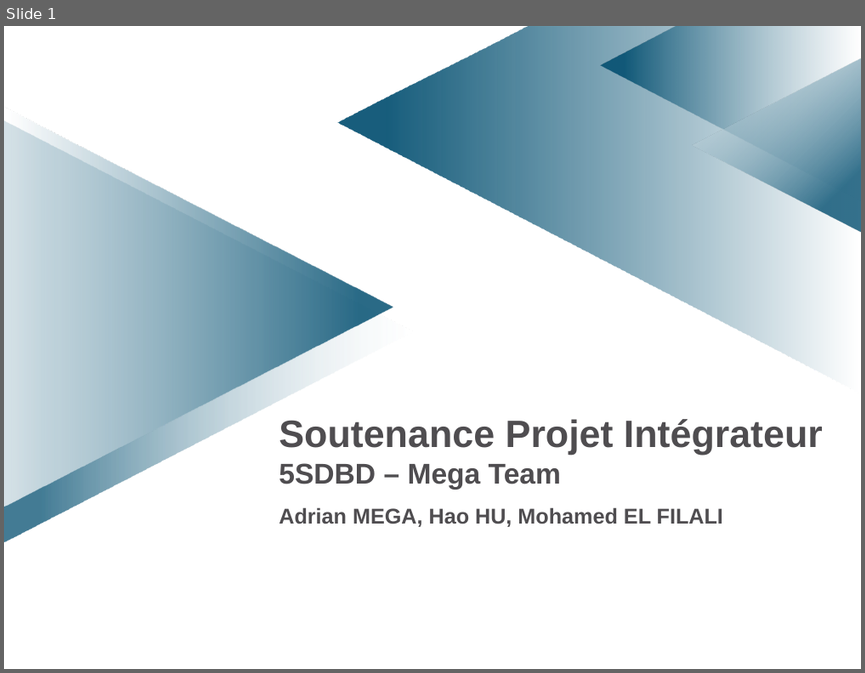
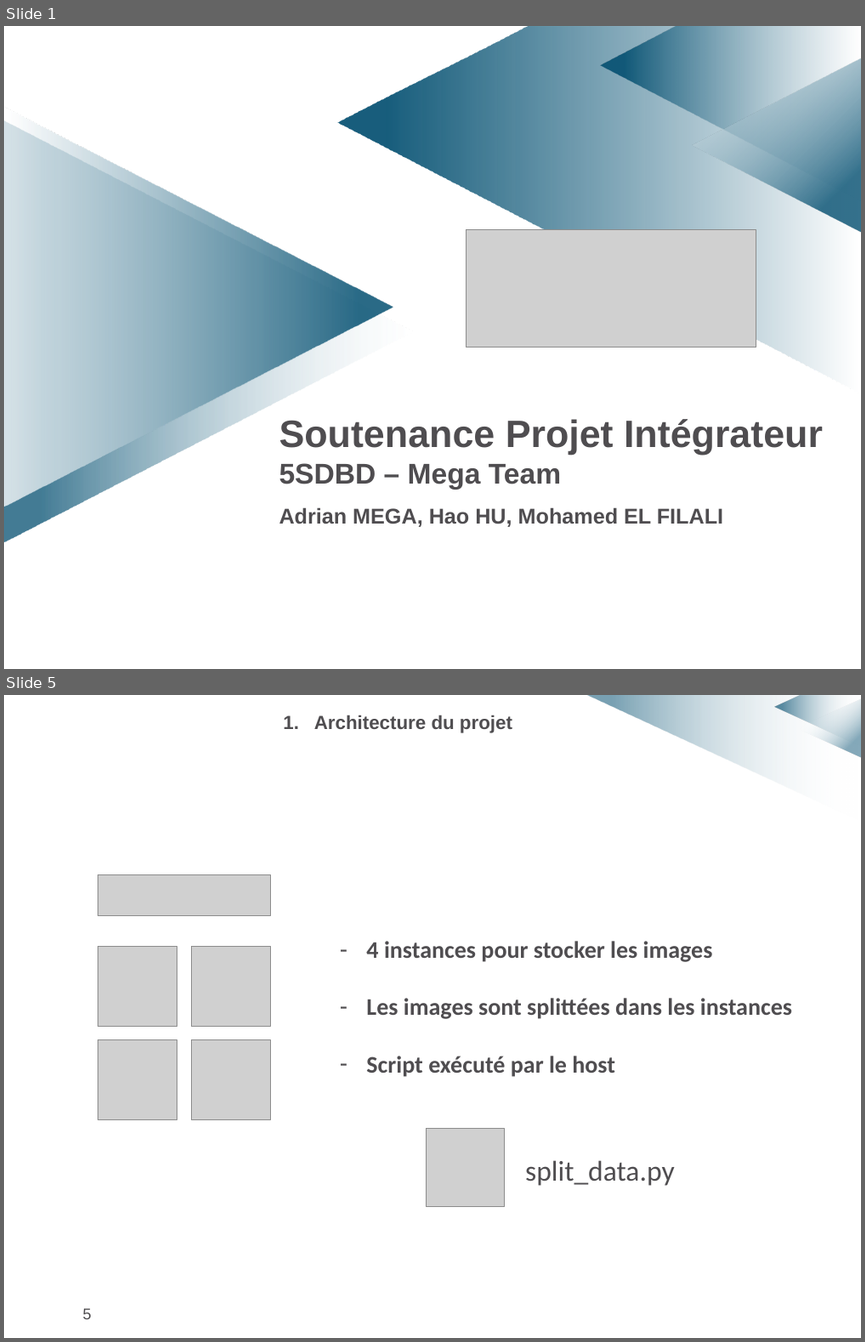
Before and after one commit to elfilalime/images_classification, a slide deck: docs/5sdbd-integrateur-presentation.pptx. Shown one above the other, each under a label of ours: slide 1 before the commit, slides 1 and 5 after it; the slides between them are not shown. The pictures are 865x673 and 865x1342 pixels, drawn with LibreOffice and Linux fonts; fonts in the diff are those of the drawing; grey boxes stand for pictures; background and template pictures are left out. Boxes give left, top, right and bottom in pixels: in the first picture for what was removed or moved away, otherwise in the second. Text is boxed around its words. In the diff, an @@ line names an element or a change of style, - is before the commit and + after.

Commit message:
Rapport complété sur les parties architecture docker

```diff
--- a/docs/5sdbd-integrateur-presentation.pptx
+++ b/docs/5sdbd-integrateur-presentation.pptx
@@ slide 5 added at [4,695,861,1338], background #FFFFFF @@
@@ text added at [314,715,512,733], 16 pt, text #4F4D50, bold @@
+1. Architecture du projet
@@ freeform shape added at [585,695,861,821], fill gradient #FFFFFF to #004D6F @@
@@ freeform shape added at [775,696,860,746], fill gradient #FFFFFF to #004D6F @@
@@ triangle added at [797,699,861,757], fill gradient #FFFFFF to #004D6F @@
@@ picture added at [98,875,270,915] @@
@@ picture added at [98,947,177,1027] @@
@@ picture added at [191,947,270,1027] @@
@@ text added at [366,941,792,1077], 20 pt, text #4F4D50, bold @@
+– 4 instances pour stocker les images
+– Les images sont splittées dans les instances
+– Script exécuté par le host
@@ picture added at [98,1039,177,1119] @@
@@ picture added at [191,1039,270,1119] @@
@@ picture added at [426,1128,505,1207] @@
@@ text added at [525,1160,675,1185], 24 pt, text #4F4D50 @@
+split_data.py
@@ page number added at [83,1308,92,1319], 13 pt, text #4F4D50 @@
+5
@@ slide 1 changed as well @@
@@ triangle at [692,57,861,233]: proportions changed @@
@@ picture added at [466,230,756,347] @@
```
Also in this commit, not shown: 18 other slides added, 1 slide removed, 3 other files.
